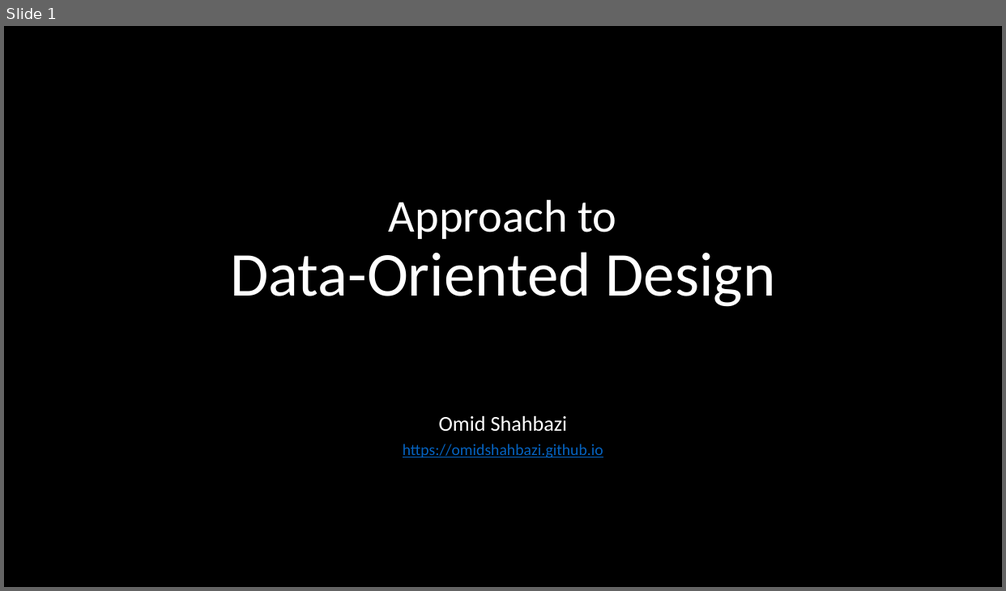
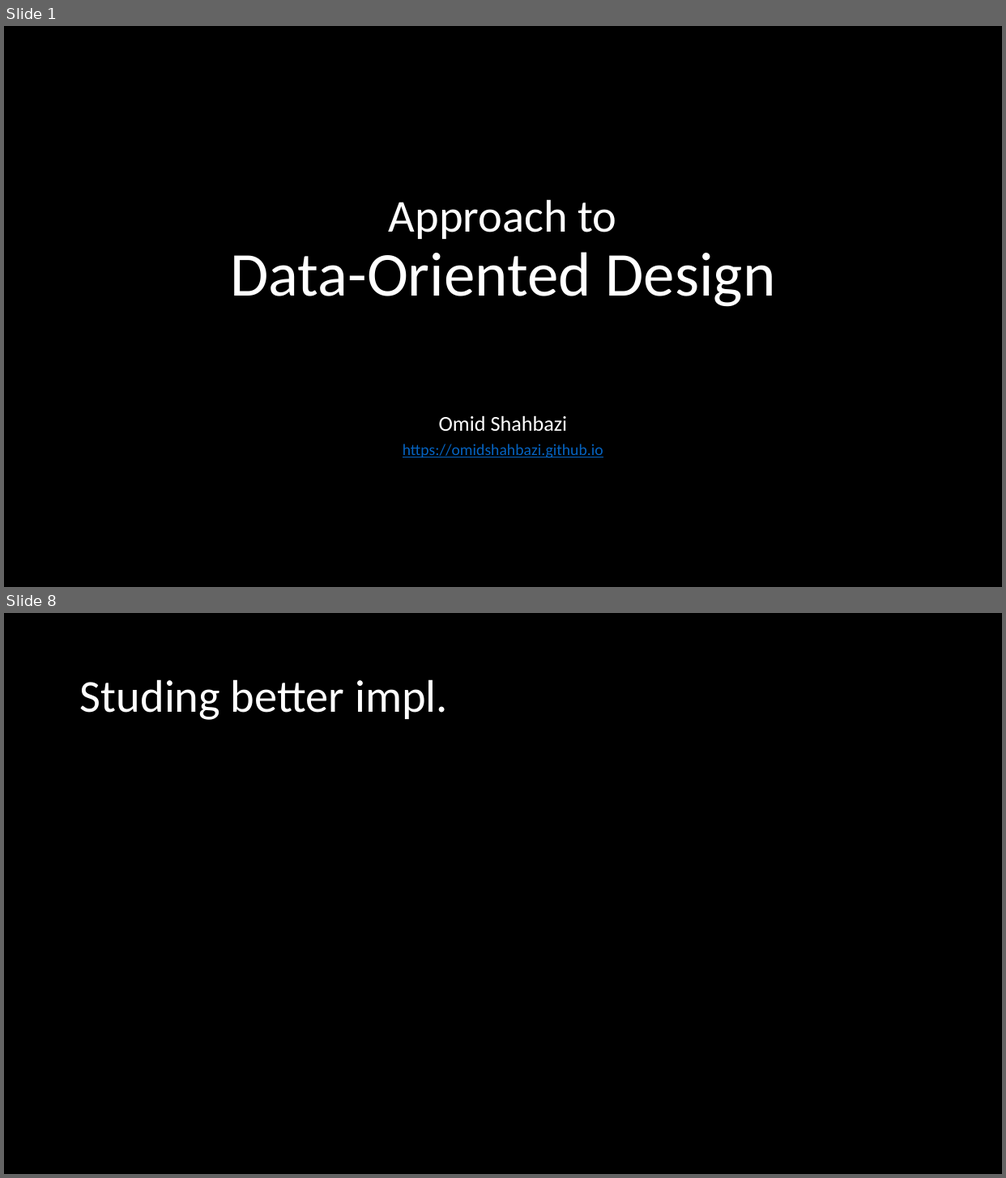
Before and after one commit to omidshahbazi/DODSample, a slide deck: Presentation/Presentation.pptx. Shown one above the other, each under a label of ours: slide 1 before the commit, slides 1 and 8 after it; the slides between them are not shown. The pictures are 1006x591 and 1006x1178 pixels, drawn with LibreOffice and Linux fonts; fonts in the diff are those of the drawing. Boxes give left, top, right and bottom in pixels: in the first picture for what was removed or moved away, otherwise in the second. Text is boxed around its words. In the diff, an @@ line names an element or a change of style, - is before the commit and + after.

```diff
--- a/Presentation/Presentation.pptx
+++ b/Presentation/Presentation.pptx
@@ slide 8 added at [4, 613, 1002, 1174], background #000000 @@
@@ title added at [80, 679, 448, 720], 44 pt, text #FFFFFF @@
+Studing better impl.
```
Also in this commit, not shown: 2 slides changed, 6 other slides added, 2 other files.
